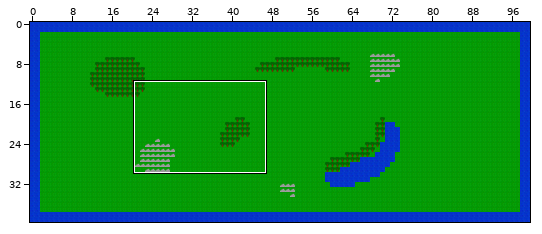
An edit to a level. Tiled map, data/map.tmx. Above, an overview of the earlier version with the close-up marked.
Close-up. Before the commit:
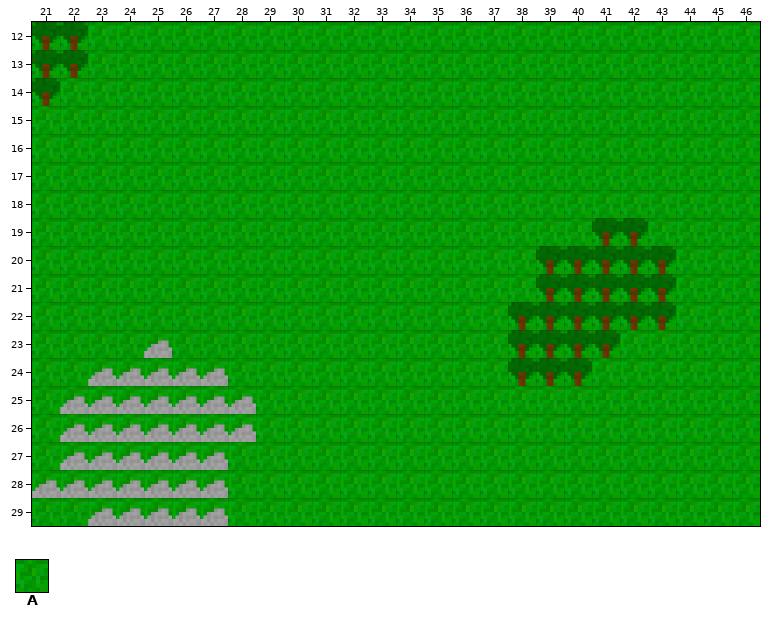
Cells are 32x32 px. Shown: x 21..46, y 12..29. The commit also changed other parts of the map, which this record leaves out.
Key: from "tileset": A 0.
_ is an empty cell.
Layers that did not change in this view are not listed.
Layer "ground" before, first column x 21:
12 AAAAAAAAAAAAAAAAAAAAAAAAAA
13 AAAAAAAAAAAAAAAAAAAAAAAAAA
14 AAAAAAAAAAAAAAAAAAAAAAAAAA
15 AAAAAAAAAAAAAAAAAAAAAAAAAA
16 AAAAAAAAAAAAAAAAAAAAAAAAAA
17 AAAAAAAAAAAAAAAAAAAAAAAAAA
18 AAAAAAAAAAAAAAAAAAAAAAAAAA
19 AAAAAAAAAAAAAAAAAAAAAAAAAA
20 AAAAAAAAAAAAAAAAAAAAAAAAAA
21 AAAAAAAAAAAAAAAAAAAAAAAAAA
22 AAAAAAAAAAAAAAAAAAAAAAAAAA
23 AAAAAAAAAAAAAAAAAAAAAAAAAA
24 AAAAAAAAAAAAAAAAAAAAAAAAAA
25 AAAAAAAAAAAAAAAAAAAAAAAAAA
26 AAAAAAAAAAAAAAAAAAAAAAAAAA
27 AAAAAAAAAAAAAAAAAAAAAAAAAA
28 AAAAAAAAAAAAAAAAAAAAAAAAAA
29 AAAAAAAAAAAAAAAAAAAAAAAAAA
And afterwards:
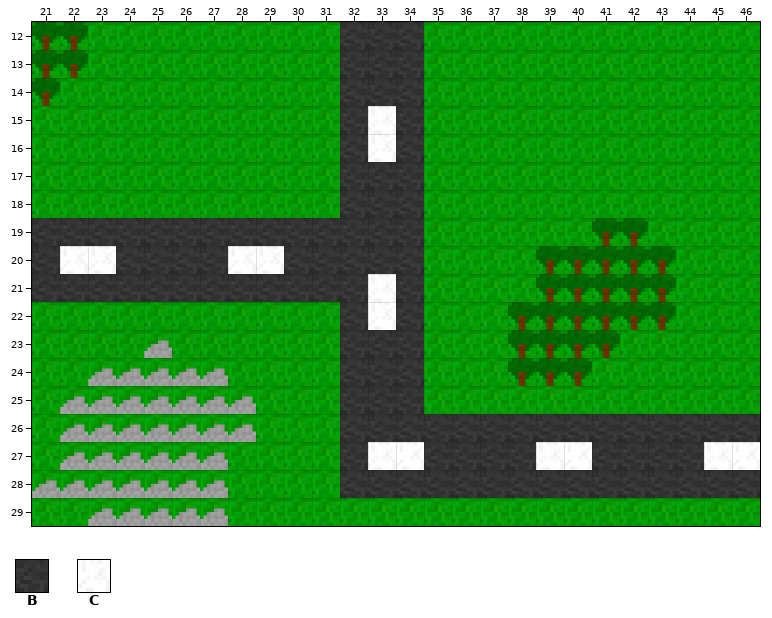
Further tiles: from "tileset": B 4, C 5.
The edit:
Layer "ground":
y 12..14: x 32..34 AAA -> BBB
y 15..16: x 32..34 AAA -> BCB
y 17..18: x 32..34 AAA -> BBB
y 19: x 21..34 AAAAAAAAAAAAAA -> BBBBBBBBBBBBBB
y 20: x 21..34 AAAAAAAAAAAAAA -> BCCBBBBCCBBBBB
y 21: x 21..34 AAAAAAAAAAAAAA -> BBBBBBBBBBBBCB
y 22: x 32..34 AAA -> BCB
y 23..25: x 32..34 AAA -> BBB
y 26: x 32..46 AAAAAAAAAAAAAAA -> BBBBBBBBBBBBBBB
y 27: x 32..46 AAAAAAAAAAAAAAA -> BCCBBBBCCBBBBCC
y 28: x 32..46 AAAAAAAAAAAAAAA -> BBBBBBBBBBBBBBB
Pixel boxes of the changes (left, top, right, bottom) in both close-ups:
changed: (32, 22, 760, 498)
